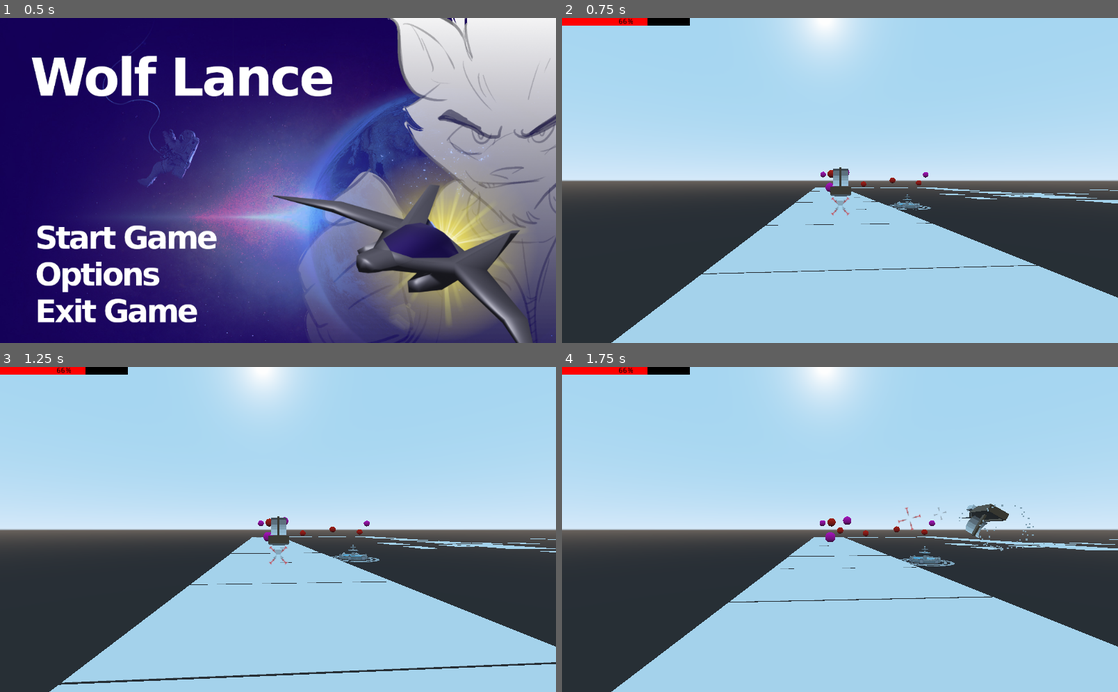
Above: before the commit, frames 1-4 (two rows, left to right).
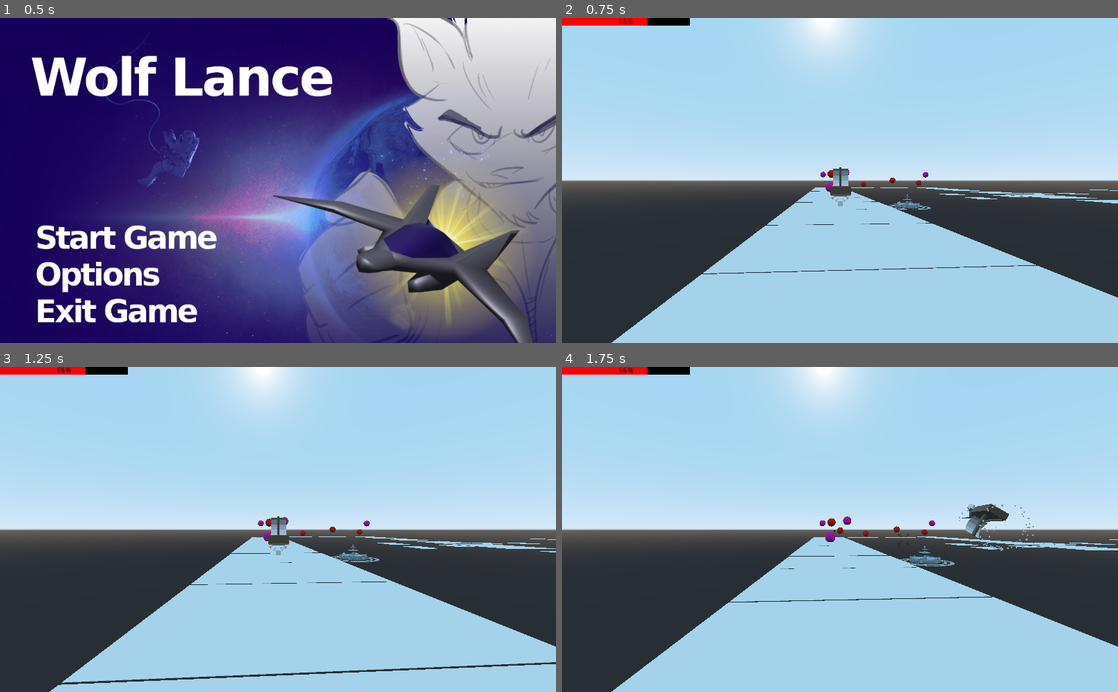
Above: after the commit, the same moments.

Repository: Joren-S-Tier/WolfLance-Alpha
Game: Godot game, scene res://main menu.tscn
Two runs of this game, one before a commit and one after it. Both use one fixed random seed, a clock stepped at 60 frames per second and the inputs below. Sound files missing from this copy of the repository are replaced by a short silence.
Inputs (mouse positions are in pixels of both pictures, inside the frame that each line leads up to):
- Up to frame 1 (0.5 s): no input
- Up to frame 2 (0.75 s): click (689, 239) at 0.5 s
- Up to frame 3 (1.25 s): no input
- Up to frame 4 (1.75 s): move the mouse to (962, 513) at 1.27 s; hold D (move_right) from 1.28 s (still down); hold Shift (dodge roll) from 1.28 s (still down); click (962, 513) at 1.42 s

Frame 1 is identical in both runs. In frame 2, less than 0.1% of the frame differs, in the area x 48-52%, y 50-61%; in frame 3, less than 0.1%; in frame 4, less than 0.1%, in the area x 48-75%, y 42-55%.

Commit message:
Update Tilt Functionality
Change Reticle Parent to avoid it spinning with the ship
Hide guid reticles while spinning

Diff:
--- a/WolfLance-VS-Alpha/ship.gd
+++ b/WolfLance-VS-Alpha/ship.gd
@@ -84,6 +84,8 @@
 func dodgeRoll():
 	translate_object_local(velocity * roll_speed)
 	is_rolling = true
+	$ShipMesh/Cannon/reticule1.visible = false
+	$ShipMesh/Cannon/reticule2.visible = false
 	$rollTimer.start(.12)
 	animationPlayer.play("roll")
 
@@ -108,6 +110,8 @@
 
 func _on_rollTimer_timeout():
 	is_rolling = false
+	$ShipMesh/Cannon/reticule1.visible = true
+	$ShipMesh/Cannon/reticule2.visible = true
 	$DodgeEffect.set_emitting(false)
 
 func player_takes_damage(damage):
--- a/WolfLance-VS-Alpha/ship.tscn
+++ b/WolfLance-VS-Alpha/ship.tscn
@@ -63,6 +63,12 @@
 cannonball = ExtResource( 6 )
 shoot_strength = 1500
 
+[node name="aimingReticule" parent="." instance=ExtResource( 10 )]
+transform = Transform( 5, 0, 3.17865e-07, 0, 5, 0, -3.17865e-07, 0, 5, -0.19413, -9.41285, -102.402 )
+modulate = Color( 0, 0, 0, 1 )
+pixel_size = 0.05
+aiming_speed = 50
+
 [node name="ShipMesh" type="MeshInstance" parent="."]
 transform = Transform( -1, 0, 8.74228e-08, 0, 1, 0, -8.74228e-08, 0, -1, 0, 0, 0 )
 mesh = ExtResource( 5 )
@@ -71,18 +77,12 @@
 material/2 = ExtResource( 2 )
 script = ExtResource( 14 )
 
-[node name="aimingReticule" parent="ShipMesh" instance=ExtResource( 10 )]
-transform = Transform( -5, 0, -7.54979e-07, 0, 5, 0, 7.54979e-07, 0, -5, 0.194139, -9.41285, 102.402 )
-modulate = Color( 0, 0, 0, 1 )
-pixel_size = 0.05
-aiming_speed = 50
-
 [node name="Cannon" type="MeshInstance" parent="ShipMesh"]
 transform = Transform( -1, 0, 8.74228e-08, 0, 1, 0, -8.74228e-08, 0, -1, 9.18024e-07, -9.68687, 9.85047 )
 mesh = ExtResource( 12 )
 material/0 = null
 script = ExtResource( 9 )
-target_scene = NodePath("../aimingReticule")
+target_scene = NodePath("../../aimingReticule")
 
 [node name="CannonBallSpawn" type="Position3D" parent="ShipMesh/Cannon"]
 transform = Transform( 1, 0, 0, 0, 1, 0, 0, 0, 1, -0.0441799, 0.0375462, -2.33149 )
